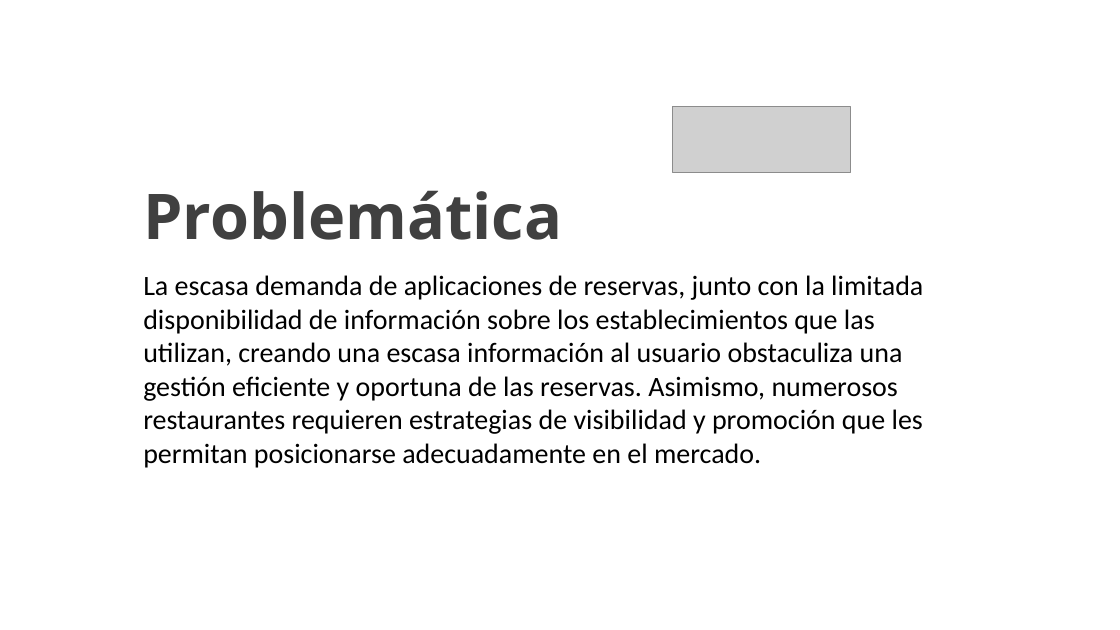
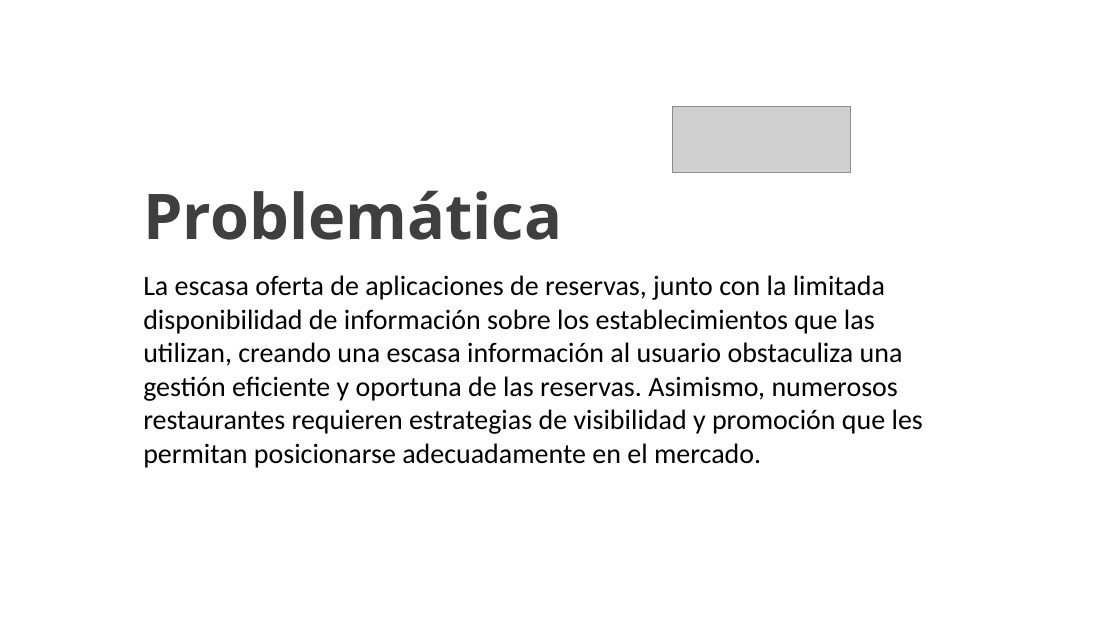
Before and after one commit to SebastianPacheco05/Reservify, a slide deck: slide 4 of docs/docs/files/GC-F-004FormatoPlantillaPresentacionPowerPointV09 (2).pptx. Drawn at 1120x630 pixels with LibreOffice and Linux fonts; fonts in the diff are those of the drawing; grey boxes stand for pictures; background and template pictures are left out. Boxes give left, top, right and bottom in pixels: in the first picture for what was removed or moved away, otherwise in the second. Text is boxed around its words. In the diff, an @@ line names an element or a change of style, - is before the commit and + after.

```diff
--- a/docs/docs/files/GC-F-004FormatoPlantillaPresentacionPowerPointV09 (2).pptx
+++ b/docs/docs/files/GC-F-004FormatoPlantillaPresentacionPowerPointV09 (2).pptx
@@ text at (143,275,923,468): text changed @@
-La escasa demanda de aplicaciones de reservas, junto con la limitada disponibilidad de información sobre los establecimientos que las utilizan, creando una escasa información al usuario obstaculiza una gestión eficiente y oportuna de las reservas. Asimismo, numerosos restaurantes requieren estrategias de visibilidad y promoción que les permitan posicionarse adecuadamente en el mercado.
+La escasa oferta de aplicaciones de reservas, junto con la limitada disponibilidad de información sobre los establecimientos que las utilizan, creando una escasa información al usuario obstaculiza una gestión eficiente y oportuna de las reservas. Asimismo, numerosos restaurantes requieren estrategias de visibilidad y promoción que les permitan posicionarse adecuadamente en el mercado.
```
Also in this commit, not shown: 17 other slides changed, 5 other files.
